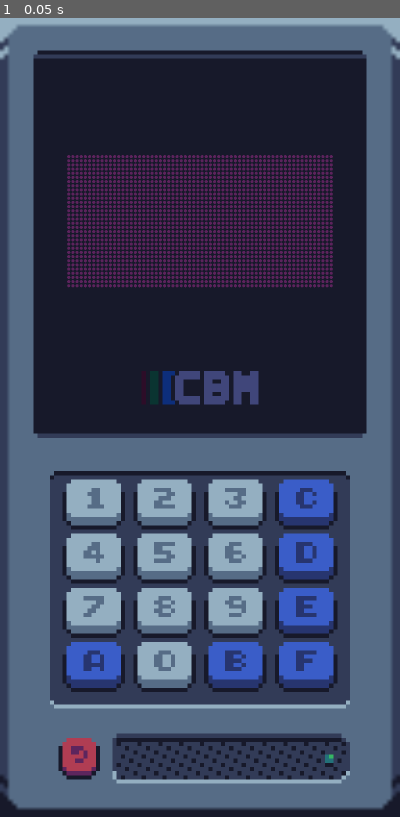
Above: before the commit, frame 1.
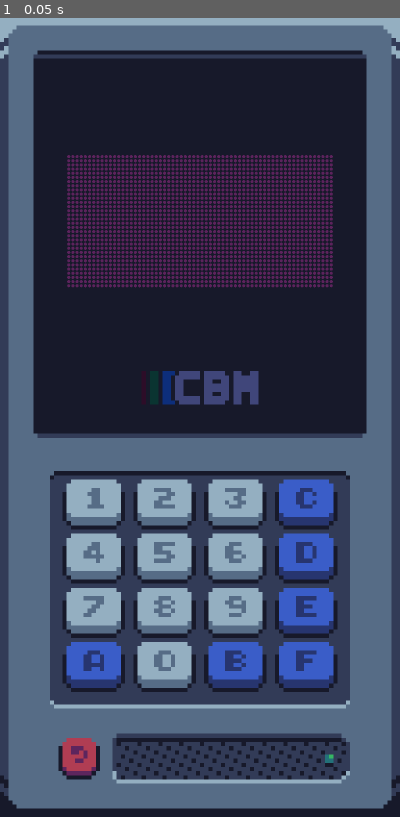
Above: after the commit, the same moment.

Repository: CatMeowByte/chip_byte_micro
Game: Godot game, scene res://source/scenes/main.tscn
The game is run twice, just before and just after one commit, with the same random seed, the same clock (stepped at 60 frames per second) and the same inputs.
Inputs:
- Up to frame 1 (0.05 s): no input

The runs differ from the first frame. In frame 1, 0.2% of the frame differs, in the area x 0-100%, y 1-100%.

Commit message:
jkbvfdsajafwlkzvwfeklzv

Diff:
--- a/source/scenes/main.tscn
+++ b/source/scenes/main.tscn
@@ -20,7 +20,8 @@
 [sub_resource type="Environment" id="Environment_7iyis"]
 background_mode = 3
 glow_enabled = true
-glow_intensity = 0.25
+glow_intensity = 0.5
+glow_hdr_scale = 0.0
 
 [node name="Main" type="Node" node_paths=PackedStringArray("Core", "Display")]
 script = ExtResource("1_rvs5q")
@@ -28,6 +29,7 @@
 Display = NodePath("Interface/Split/MarginTop/Top/VBoxContainer/AspectContainer/Display")
 
 [node name="Interface" type="Control" parent="."]
+texture_filter = 1
 layout_mode = 3
 anchors_preset = 15
 anchor_right = 1.0
--- a/source/scripts/core.gd
+++ b/source/scripts/core.gd
@@ -49,7 +49,7 @@
 
 	delay = 0
 	sound = 0
-	counter = 0
+	counter = 0x0FFE
 	pointer = 0
 
 	# Load font
@@ -65,10 +65,12 @@
 	init()
 
 	var cartridge: FileAccess = FileAccess.open(path, FileAccess.READ)
+	if not cartridge: return
+
 	pointer = 0x200
 	while not cartridge.eof_reached():
 		if pointer >= memory.size():
-			printerr("CARTRIDGE LOAD: MEMORY OVERFLOW")
+			printerr("CARTRIDGE LOAD MEMORY OVERFLOW")
 			break
 		memory[pointer] = cartridge.get_8()
 		pointer += 1
@@ -78,17 +80,29 @@
 
 
 func execute() -> void:
+	if counter < 0 or counter + 1 >= memory.size():
+		printerr("COUNTER OUT OF BOUNDS: ", counter)
+		return
+
 	var opcode: int = memory[counter] << 8 | memory[counter + 1]
 	var is_increment: bool = true
+	var is_opcode: bool = true
+
 	match opcode & 0xF000:
 		# Core
 		0x0000:
 			match opcode & 0xFF:
+				0x00:
+					pass
+
 				# Clear
 				0xE0:
 					buffer.fill(0)
+
 				0xEE:
 					pass
+
+				_: is_opcode = false
 
 		# Jump Counter
 		0x1000:
@@ -137,5 +151,9 @@
 				0x29:
 					pointer = 0x50 + (i * 5)
 
+				_: is_opcode = false
 
+		_: is_opcode = false
+
+	if not is_opcode: printerr("OPCODE INVALID: 0x%04X" % opcode)
 	if is_increment: counter = clampi(counter + 2, 0, 4096 - 2)  # 2 byte opcode size
